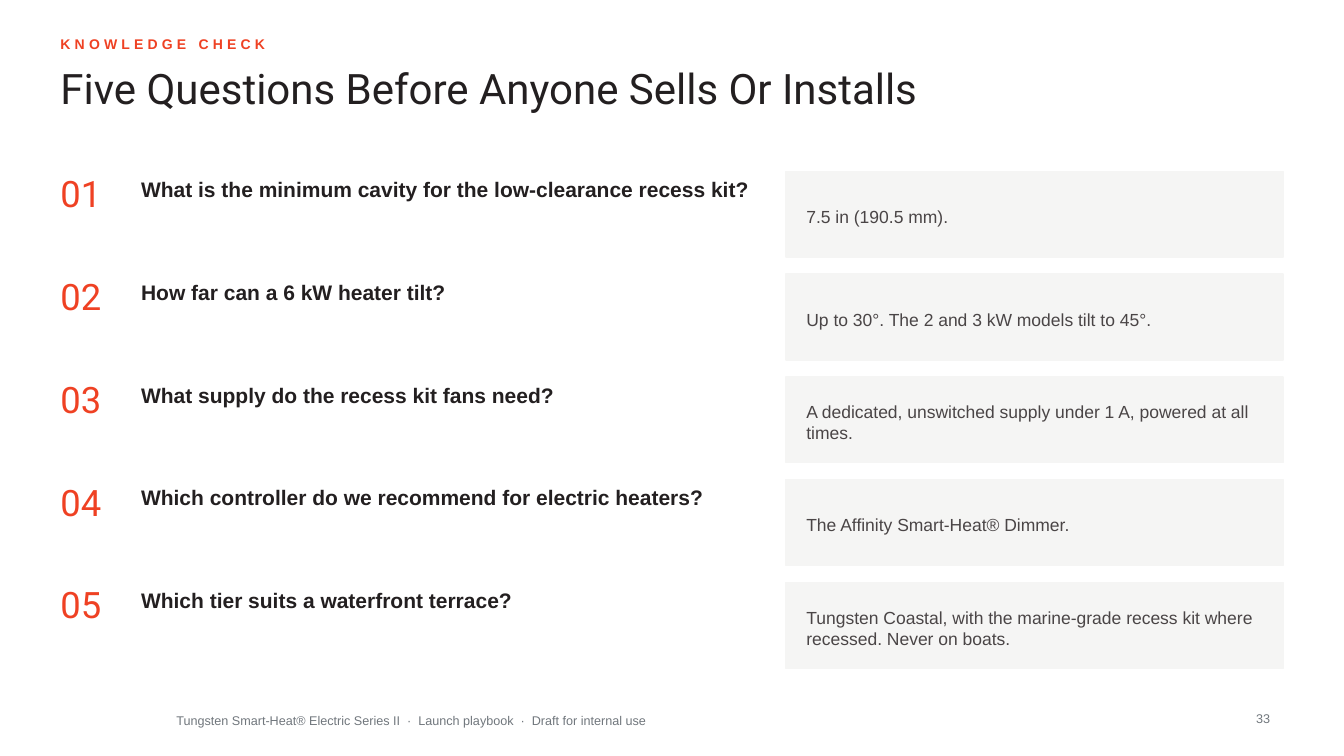
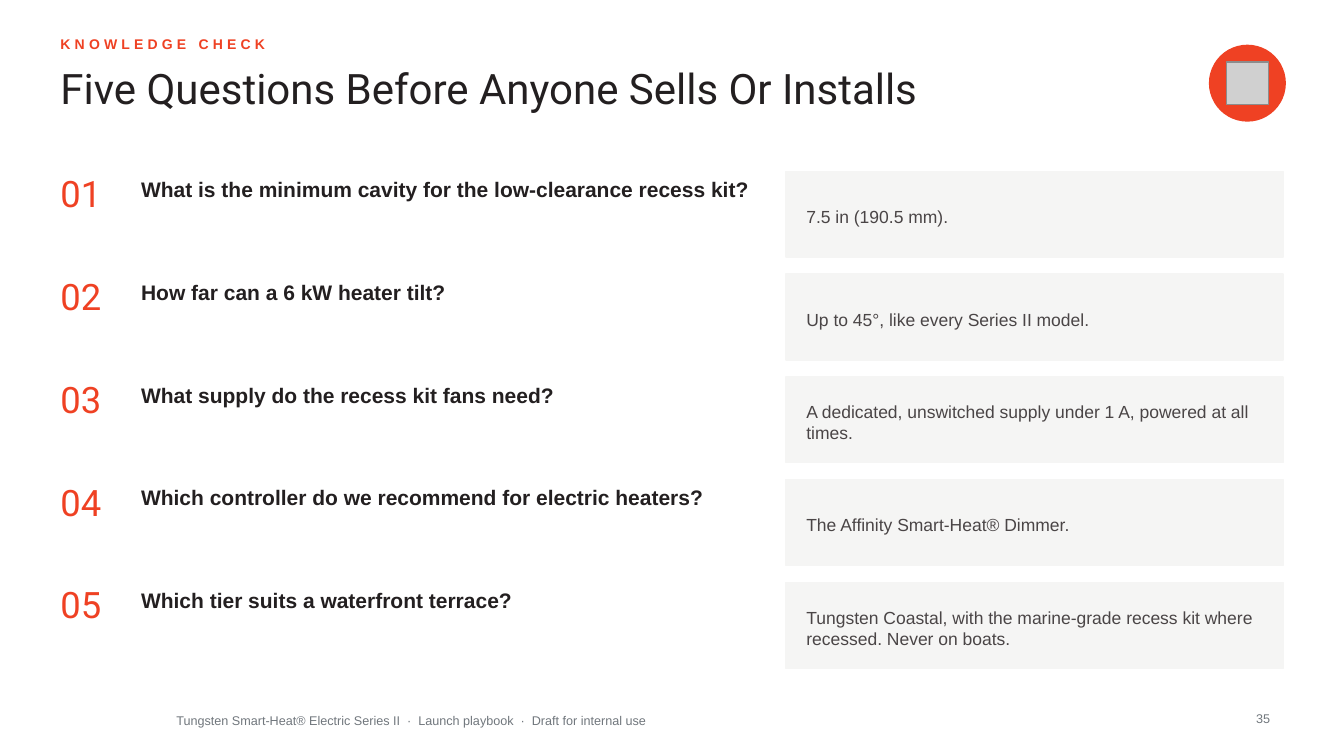
Before and after one commit to aayuvis/Bromic_Marketing, a slide deck: slide 35 of decks/Tungsten-Series-II-Launch-Playbook.pptx (slide 33 before the commit). Drawn at 1344x756 pixels with LibreOffice and Linux fonts; fonts in the diff are those of the drawing; grey boxes stand for pictures; background and template pictures are left out. Boxes give left, top, right and bottom in pixels: in the first picture for what was removed or moved away, otherwise in the second. Text is boxed around its words. In the diff, an @@ line names an element or a change of style, - is before the commit and + after.

```diff
--- a/decks/Tungsten-Series-II-Launch-Playbook.pptx
+++ b/decks/Tungsten-Series-II-Launch-Playbook.pptx
@@ ellipse added at (1210, 45, 1286, 121), fill #EF4123, outline #EF4123 1 pt @@
@@ picture added at (1226, 62, 1268, 104) @@
@@ text at (806, 313, 1089, 330): text changed @@
-Up to 30°. The 2 and 3 kW models tilt to 45°.
+Up to 45°, like every Series II model.
@@ page number at (1256, 714, 1270, 723): text changed @@
-33
+35
```
Also in this commit, not shown: 36 other slides changed, 3 slides added, 1 slide removed, 7 other files.
